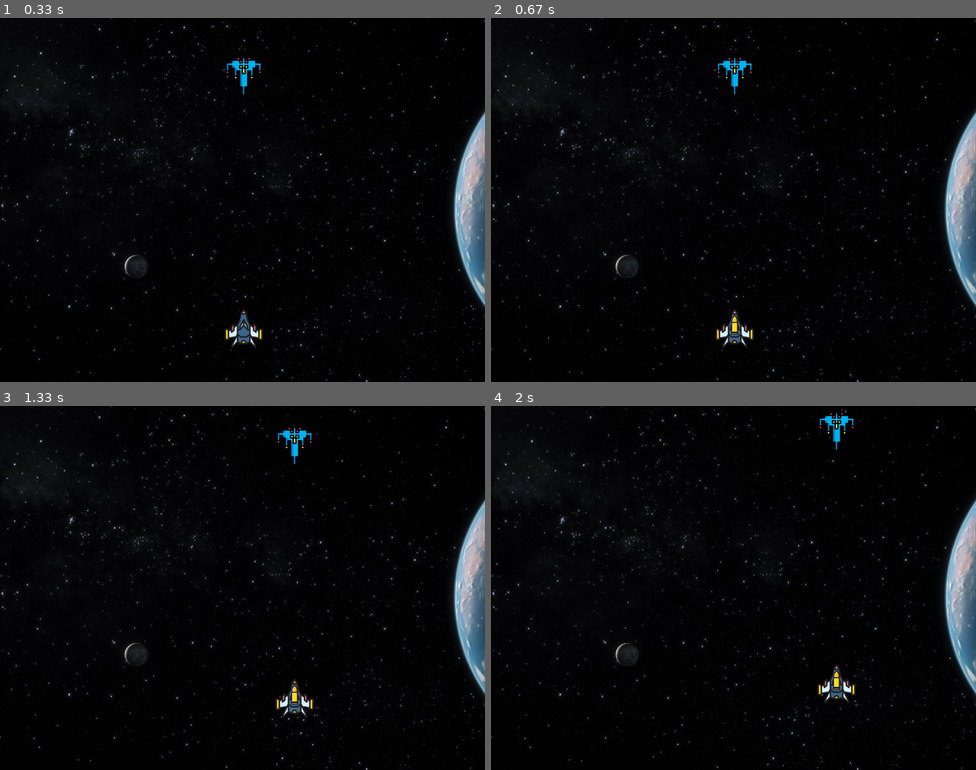
Above: before the commit, frames 1-4 (two rows, left to right).
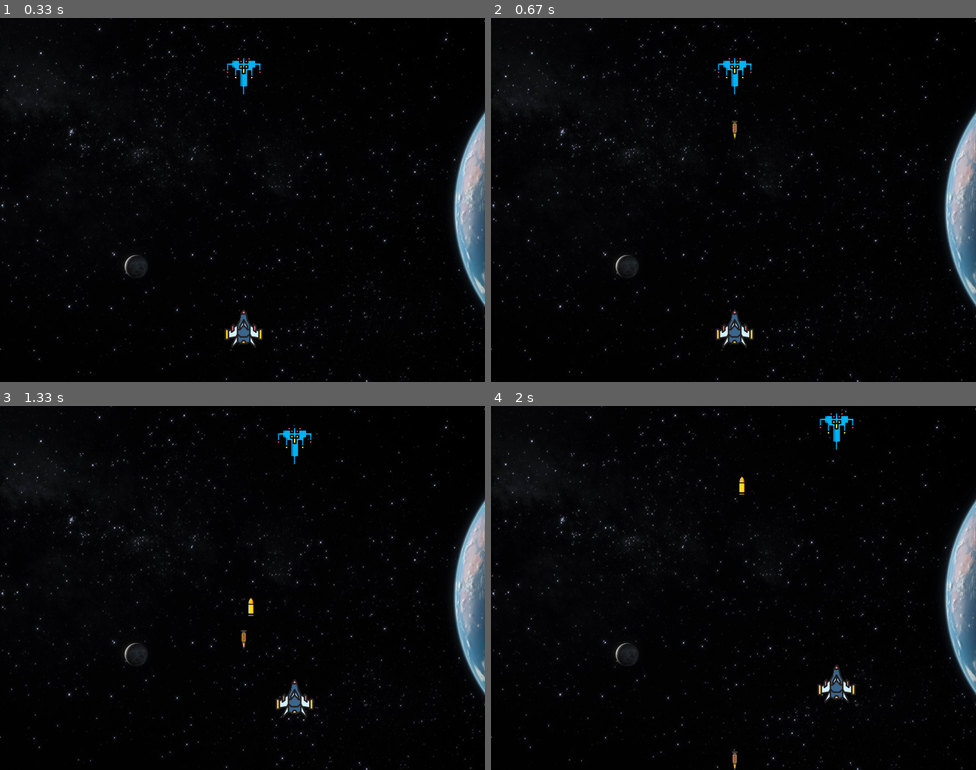
Above: after the commit, the same moments.

Repository: pradhyumnj/Space-Invader-pygame
Game: pygame game, started from main.py
Two runs of this game, one before a commit and one after it. Both use one fixed random seed, a clock stepped at 60 frames per second and the inputs below.
Inputs:
- Up to frame 1 (0.33 s): no input
- Up to frame 2 (0.67 s): tap R at 0.33 s
- Up to frame 3 (1.33 s): hold Right 0.67-1.13 s; hold D 0.67-1.13 s; tap Space at 0.73, 1.03, 1.23 s; hold Up from 1.17 s (still down); hold W from 1.17 s (still down)
- Up to frame 4 (2 s): release Up at 1.47 s; release W at 1.47 s; hold Right 1.5-1.97 s; hold D 1.5-1.97 s; tap Space at 1.57, 1.87 s

Frame 1 is identical in both runs. In frame 2, 0.1% of the frame differs, in the area x 49-51%, y 28-87%; in frame 3, 0.2%, in the area x 49-62%, y 52-82%; in frame 4, 0.2%.

Commit message:
Bullets ready to shoot

Diff:
--- a/main.py
+++ b/main.py
@@ -34,16 +34,13 @@
 bulletImg = pygame.image.load('bullet.png')
 bulletX = 370
 bulletY = 480
-bulletX_change = 0
-bulletY_change = 10
+bullet_delta = 5
 bullet_state = 'ready'
 
 # Initializing enemy bullet
 bullet1Img = pygame.image.load('bullet1.png')
 bullet1X = 370
-bullet1Y = 480
-bullet1X_change = 0
-bullet1Y_change = 10
+bullet1Y = 64
 bullet1_state = 'ready'
 
 # Draw player
@@ -61,9 +58,10 @@
     screen.blit(bulletImg, (x+16, y+10))
 
 def fire1(x, y):
-    global bullet_state
-    bullet_state = 'fire'
+    global bullet1_state
+    bullet1_state = 'fire'
     screen.blit(bullet1Img, (x+16, y+10))
+
 
 
 
@@ -74,6 +72,13 @@
     screen.fill((0,0,0))
     screen.blit(background,(0,0 ))
     # For quitting
+    if bullet_state is 'ready':
+        bulletY = playerY
+        bulletX = playerX
+    if bullet1_state is 'ready':
+        bullet1Y = enemyY
+        bullet1X = enemyX
+
     for event in pygame.event.get():
         if event.type == pygame.QUIT:
             running = False
@@ -146,7 +151,16 @@
 
     #Firing
     if bullet_state is 'fire':
-        fire(playerX, playerY)
+        fire(bulletX, bulletY)
+        bulletY -= bullet_delta
     if bullet1_state is 'fire':
-        fire1(enemyX, enemyY)
+        fire1(bullet1X, bullet1Y)
+        bullet1Y += bullet_delta
+
+    #reloading
+    if bulletY < 0:
+        bullet_state = 'ready'
+    if bullet1Y > screenY:
+        bullet1_state = 'ready'
+
     pygame.display.update()
